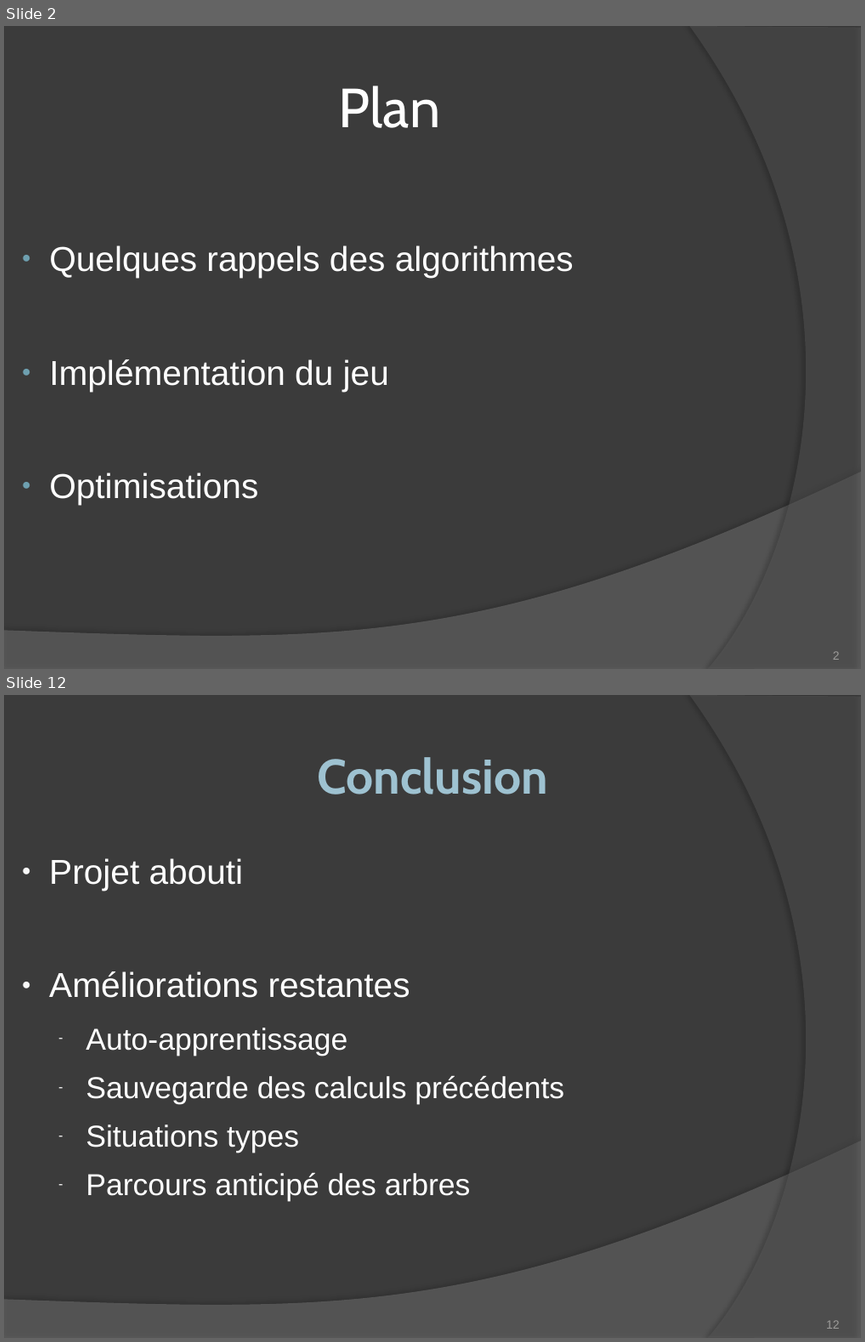
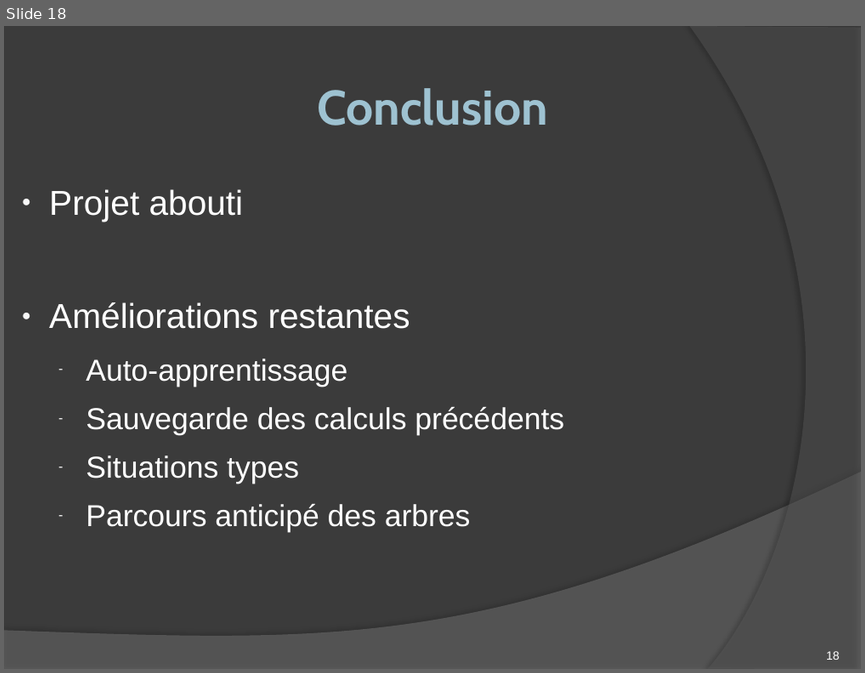
Before and after one commit to romaincarlsen/EtudesPratiques, a slide deck: Diapo Soutenance.pptx. Shown one above the other, each under a label of ours: slides 2 and 12 before the commit, slide 18 after it; the slides between them are not shown. The pictures are 865x1342 and 865x673 pixels, drawn with LibreOffice and Linux fonts; fonts in the diff are those of the drawing. Boxes give left, top, right and bottom in pixels: in the first picture for what was removed or moved away, otherwise in the second. Text is boxed around its words. In the diff, an @@ line names an element or a change of style, - is before the commit and + after.

```diff
--- a/Diapo Soutenance.pptx
+++ b/Diapo Soutenance.pptx
@@ slide 2 removed at [4, 26, 861, 669], background #3B3B3B; not listed: 2 template elements that a slide beside it also shows @@
@@ title removed at [339, 86, 440, 128] @@
-Plan
@@ text removed at [49, 245, 574, 505] @@
-● Quelques rappels des algorithmes
-● Implémentation du jeu
-● Optimisations
@@ page number removed at [833, 651, 840, 659] @@
-2
@@ what was slide 12 is now slide 18 @@
@@ page number at [826, 651, 840, 659]: text changed; text colour #9D9B9A to #FFFFFF @@
-12
+18
```
Also in this commit, not shown: 5 slides changed, 8 slides added, 1 other slide removed.
